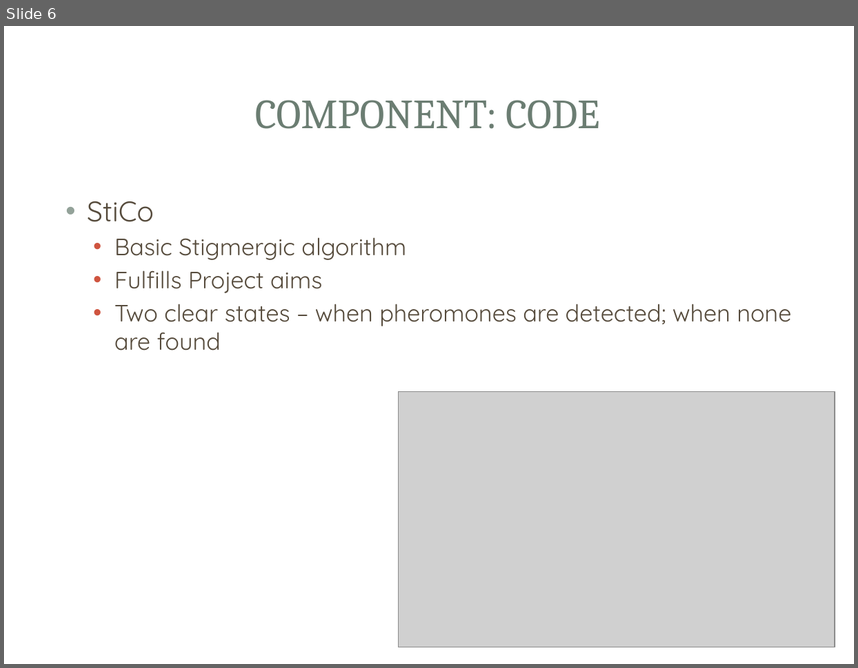
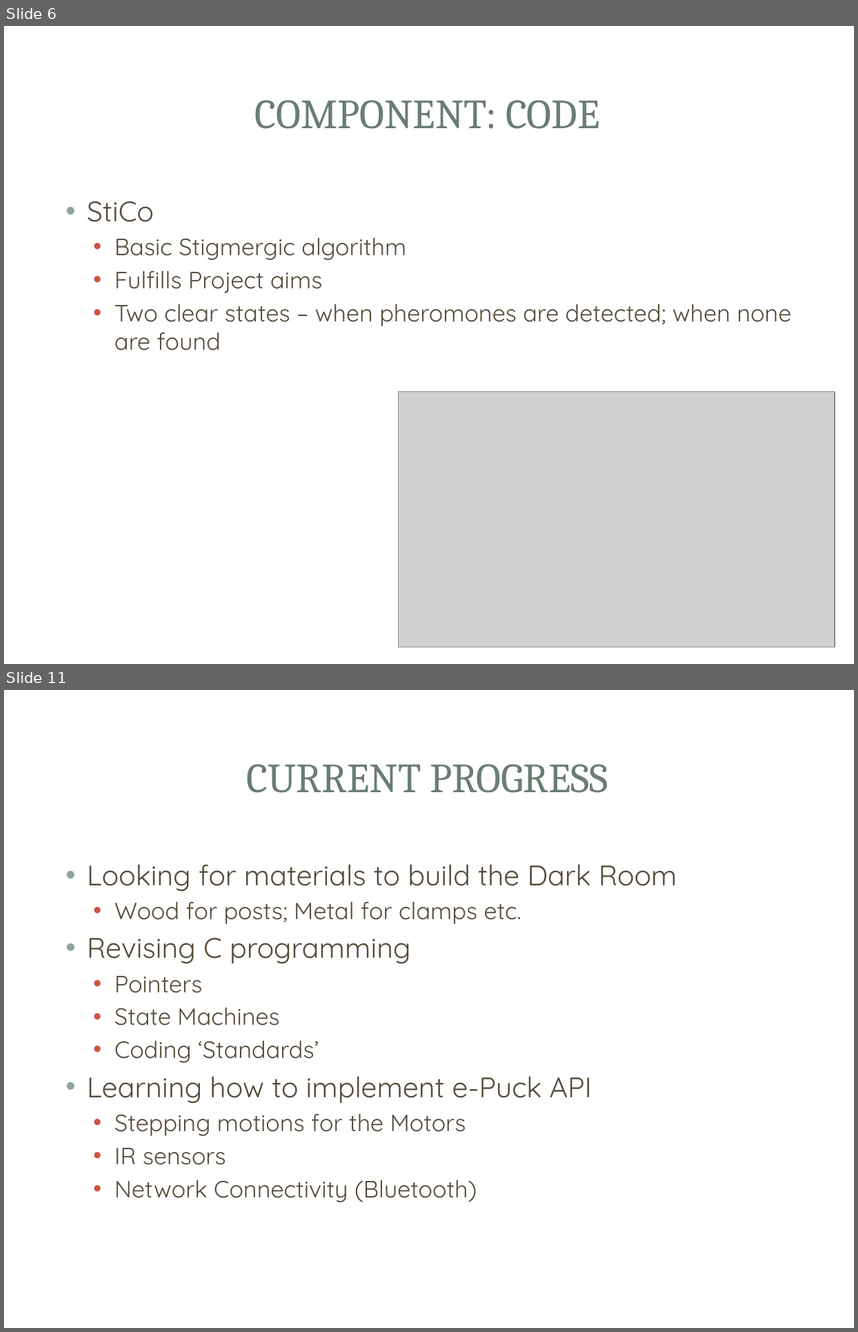
Before and after one commit to Chuddington/FYP-Stigmergy, a slide deck: psn/Design Presentation.pptx. Shown one above the other, each under a label of ours: slide 6 before the commit, slides 6 and 11 after it; the slides between them are not shown. The pictures are 858x668 and 858x1332 pixels, drawn with LibreOffice and Linux fonts; fonts in the diff are those of the drawing; grey boxes stand for pictures; background and template pictures are left out. Boxes give left, top, right and bottom in pixels: in the first picture for what was removed or moved away, otherwise in the second. Text is boxed around its words. In the diff, an @@ line names an element or a change of style, - is before the commit and + after.

```diff
--- a/psn/Design Presentation.pptx
+++ b/psn/Design Presentation.pptx
@@ slide 11 added at bbox=[4, 690, 854, 1328], background picture (left out); not listed: 3 template elements that a slide beside it also shows @@
@@ title added at bbox=[246, 764, 608, 793], 35 pt, text #6B7D72 @@
+CURRENT PROGRESS
@@ text added at bbox=[87, 864, 677, 1202], 20 pt, text #564B3C @@
+• Looking for materials to build the Dark Room
+  • Wood for posts; Metal for clamps etc.
+• Revising C programming
+  • Pointers
+  • State Machines
+  • Coding ‘Standards’
+• Learning how to implement e-Puck API
+  • Stepping motions for the Motors
+  • IR sensors
+  • Network Connectivity (Bluetooth)
```
Also in this commit, not shown: 5 other slides added, 4 other files.
